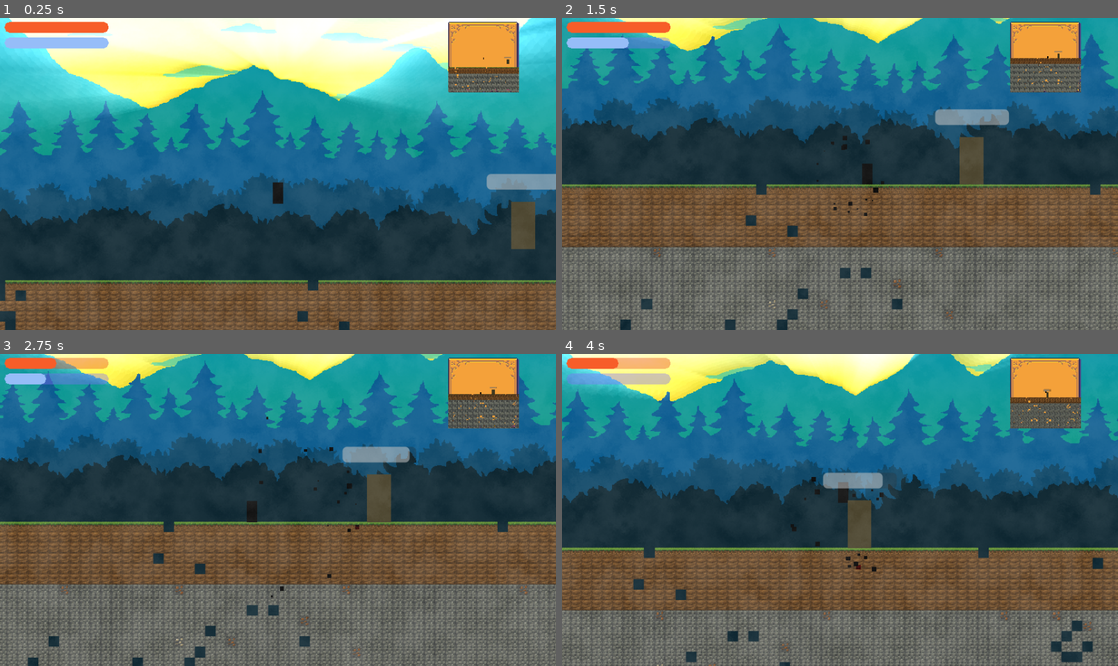
Above: before the commit, frames 1-4 (two rows, left to right).
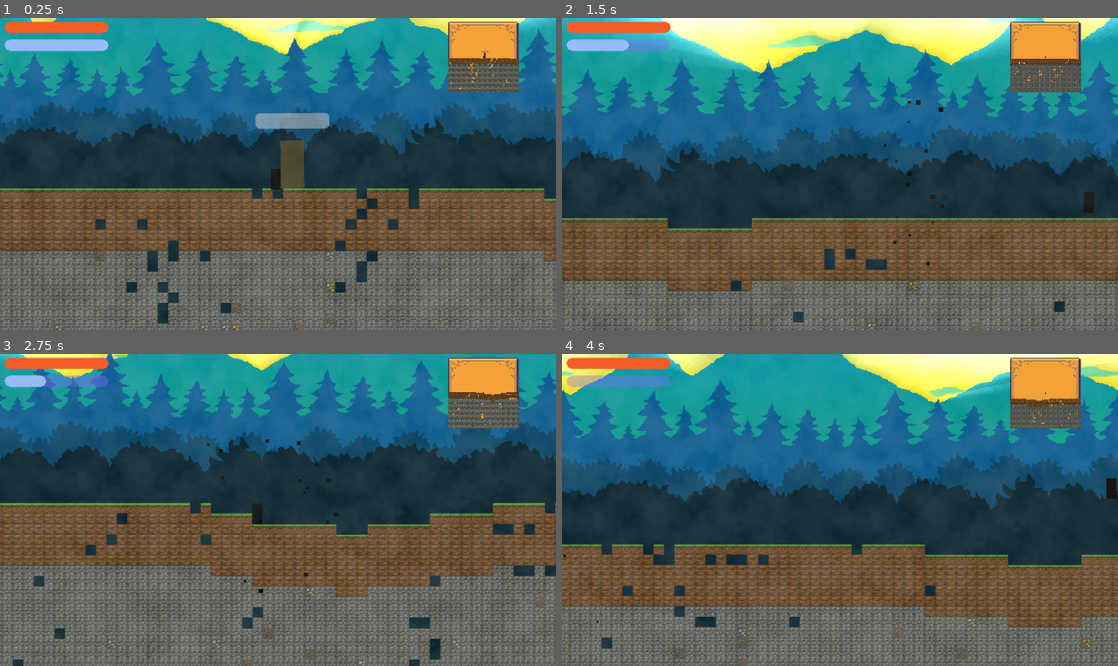
Above: after the commit, the same moments.

Repository: terriblepanic/first-game
Game: Godot game, scene res://scenes/Main.tscn
The game is run twice, just before and just after one commit, with the same random seed, the same clock (stepped at 60 frames per second) and the same inputs.
Inputs (mouse positions are in pixels of both pictures, inside the frame that each line leads up to):
- Up to frame 1 (0.25 s): no input
- Up to frame 2 (1.5 s): tap Enter at 0.5 s; move the mouse to (962, 158) at 0.52 s; hold D (move_right) from 0.53 s (still down); click (962, 158) at 0.6 s; tap Space (jump) at 0.77 s; move the mouse to (728, 189) at 1.27 s; click (728, 189) at 1.35 s
- Up to frame 3 (2.75 s): tap Space (jump) at 1.52 s; move the mouse to (333, 441) at 2.02 s; release D (move_right) at 2.03 s; hold A (move_left) from 2.03 s (still down); right-click (333, 441) at 2.1 s; click (333, 441) at 2.3 s
- Up to frame 4 (4 s): move the mouse to (812, 572) at 2.77 s; release A (move_left) at 2.78 s; hold D (move_right) from 2.78 s (still down); click (812, 572) at 2.85 s; tap Space (jump) at 3.02, 3.77 s; move the mouse to (1006, 556) at 3.52 s; click (1006, 556) at 3.6 s

The runs differ from the first frame. In frame 1, 95% of the frame differs, in the area x 0-100%, y 0-100%; in frame 2, 63%; in frame 3, 39%; in frame 4, 35%.

Commit message:
Debug hud, spawn in center

Diff:
--- a/project.godot
+++ b/project.godot
@@ -25,7 +25,7 @@
 
 [editor_plugins]
 
-enabled=PackedStringArray("res://addons/BurstParticles2D/plugin.cfg")
+enabled=PackedStringArray()
 
 [input]
 
--- a/scenes/Main.tscn
+++ b/scenes/Main.tscn
@@ -19,6 +19,7 @@
 [ext_resource type="Script" uid="uid://bqb1l0y2cyjop" path="res://scripts/mini_map_viewport.gd" id="17_ft6cd"]
 [ext_resource type="Texture2D" uid="uid://dn0qptp3d5uhe" path="res://assets/ui/minimap.png" id="18_bb450"]
 [ext_resource type="Script" uid="uid://cspwhrut3nv8d" path="res://scripts/inventory.gd" id="19_inv"]
+[ext_resource type="Script" uid="uid://b3h4lpeh81nkb" path="res://scripts/debug_hud.gd" id="20_1nqs0"]
 
 [sub_resource type="ShaderMaterial" id="ShaderMaterial_mwfav"]
 shader = ExtResource("13_qmy6f")
@@ -72,17 +73,29 @@
 ProgressBar/styles/background = SubResource("StyleBoxFlat_nfivy")
 ProgressBar/styles/fill = SubResource("StyleBoxFlat_1nqs0")
 
+[sub_resource type="StyleBoxFlat" id="StyleBoxFlat_1iba3"]
+bg_color = Color(0, 0, 0, 0.360784)
+
+[sub_resource type="Theme" id="Theme_yxlcp"]
+Label/font_sizes/font_size = 16
+Label/styles/normal = SubResource("StyleBoxFlat_1iba3")
+
 [node name="Main" type="Node"]
 script = ExtResource("1_3p2gp")
+surface_base = 10
 
 [node name="Player" parent="." instance=ExtResource("1")]
 position = Vector2(-1, -13)
-speed = 200.0
+speed = 2000.0
 metadata/_edit_group_ = true
 
 [node name="Camera2D" type="Camera2D" parent="Player"]
 limit_smoothed = true
 position_smoothing_enabled = true
+drag_left_margin = 0.0
+drag_top_margin = 0.0
+drag_right_margin = 0.0
+drag_bottom_margin = 0.0
 
 [node name="Enemy" parent="." instance=ExtResource("2")]
 position = Vector2(328, 42)
@@ -197,7 +210,6 @@
 grow_vertical = 2
 
 [node name="WorldMap" type="TileMapLayer" parent="."]
-position = Vector2(-2481, -416)
 tile_set = ExtResource("14_mwfav")
 
 [node name="HUDLayer" type="CanvasLayer" parent="."]
@@ -227,15 +239,10 @@
 
 [node name="ManaBar" type="ProgressBar" parent="HUDLayer/HUD"]
 layout_mode = 1
-anchors_preset = 15
-anchor_right = 1.0
-anchor_bottom = 1.0
 offset_left = 6.0
-offset_top = 26.0
-offset_right = -600.0
-offset_bottom = -378.0
-grow_horizontal = 2
-grow_vertical = 2
+offset_top = 29.0
+offset_right = 146.0
+offset_bottom = 44.0
 theme = SubResource("Theme_1iba3")
 max_value = 50.0
 step = 1.0
@@ -329,7 +336,6 @@
 [node name="MiniMapCamera" type="Camera2D" parent="HUDLayer/HUD/SubViewportContainer/MiniMapViewport"]
 zoom = Vector2(0.1, 0.1)
 limit_smoothed = true
-position_smoothing_enabled = true
 
 [node name="TextureRect" type="TextureRect" parent="HUDLayer/HUD/SubViewportContainer"]
 z_index = -1
@@ -338,6 +344,17 @@
 size_flags_stretch_ratio = 0.14
 texture = ExtResource("18_bb450")
 stretch_mode = 3
+
+[node name="DebugInfo" type="Label" parent="HUDLayer/HUD"]
+visible = false
+custom_minimum_size = Vector2(140, 140)
+layout_mode = 1
+offset_left = 6.0
+offset_top = 52.0
+offset_right = 146.0
+offset_bottom = 192.0
+theme = SubResource("Theme_yxlcp")
+script = ExtResource("20_1nqs0")
 
 [node name="DeathLabel" type="Label" parent="HUDLayer"]
 visible = false
--- /dev/null
+++ b/scripts/debug_hud.gd
@@ -0,0 +1,69 @@
+extends Label
+
+@onready var world_map := get_node("/root/Main")
+@onready var player := world_map.get_node("Player")
+@onready var enemy := world_map.get_node("Enemy")
+@onready var tilemap := world_map.get_node("WorldMap")
+
+var debug_visible: bool = false
+
+func _input(event):
+	if event is InputEventKey and event.pressed and event.keycode == KEY_F3:
+		debug_visible = !debug_visible
+		visible = debug_visible
+
+func _process(_delta):
+	if not debug_visible:
+		return
+
+	# размеры мира в тайлах
+	var W: int = world_map.world_width
+	var H: int = world_map.world_height
+
+	# углы карты в тайлах
+	var top_left: Vector2i = Vector2i(0, 0)
+	var top_right: Vector2i = Vector2i(W - 1, 0)
+	var bottom_left: Vector2i = Vector2i(0, H - 1)
+	var bottom_right: Vector2i = Vector2i(W - 1, H - 1)
+
+	# позиции игрока и врага в тайлах
+	var player_tile: Vector2i = world_map.position_to_cell(player.global_position)
+	var enemy_tile: Vector2i = world_map.position_to_cell(enemy.global_position)
+
+	# камера и размеры тайлов
+	var camera := get_viewport().get_camera_2d()
+	var visible_tiles_x := 0
+	if camera:
+		var screen_size_world: Vector2 = get_viewport_rect().size * camera.zoom
+		var top_left_tile: Vector2i = world_map.position_to_cell(camera.get_screen_center_position() - screen_size_world / 2)
+		var bottom_right_tile: Vector2i = world_map.position_to_cell(camera.get_screen_center_position() + screen_size_world / 2)
+
+		var terrain_map: Dictionary = world_map.SOURCE_ID
+		var air_id: int = int(terrain_map[world_map.TerrainID.AIR])
+
+		for x in range(top_left_tile.x, bottom_right_tile.x):
+			for y in range(top_left_tile.y, bottom_right_tile.y):
+				var tile: int = tilemap.get_cell_source_id(Vector2i(x, y))
+				if tile != air_id and tile != -1:
+					visible_tiles_x += 1
+
+	# FPS
+	var fps: int = round(Engine.get_frames_per_second())
+
+	# курсор
+	var world_mouse: Vector2 = tilemap.get_global_mouse_position()
+	var cursor_tile: Vector2i = world_map.position_to_cell(world_mouse)
+
+	# формируем текст
+	text = ""
+	text += "🌍 Мир (тайлов): %d × %d\n" % [W, H]
+	text += "🔼 Верх левый тайл:      %s\n" % str(top_left)
+	text += "🔼 Верх правый тайл:     %s\n" % str(top_right)
+	text += "🔽 Низ левый тайл:       %s\n" % str(bottom_left)
+	text += "🔽 Низ правый тайл:      %s\n" % str(bottom_right)
+	text += "👤 Игрок (тайл):         %s\n" % str(player_tile)
+	text += "👾 Враг (тайл):          %s\n" % str(enemy_tile)
+	text += "📦 Загружено чанков:      %d\n" % world_map._loaded_chunks.size()
+	text += "🧱 Видимые тайлы: %d\n" % visible_tiles_x
+	text += "🚀 FPS:                   %d\n" % fps
+	text += "🖱 Курсор (тайл):         %s" % str(cursor_tile)
--- a/scripts/enemy.gd
+++ b/scripts/enemy.gd
@@ -7,9 +7,8 @@
 @onready var health_bar        = $HPBar/ProgressBar
 @onready var health_bar_timer  = $HealthBarTimer
 @onready var death_animation   : GPUParticles2D = $DeathAnimation
-
 @onready var attack_timer      = $AttackTimer
-@onready var attack_area       : Area2D       = $AttackArea
+@onready var attack_area       : Area2D = $AttackArea
 @onready var attack_animation  : GPUParticles2D = $AttackAnimation
 
 var health := max_health
@@ -19,6 +18,9 @@
 	attack_area.body_entered.connect(_on_attack_area_body_entered)
 	attack_timer.wait_time = attack_cooldown
 	attack_timer.start()
+
+func set_spawn_position(pos: Vector2) -> void:
+	global_position = pos
 
 func take_damage(amount: int) -> void:
 	$HPBar.visible = true
--- a/scripts/player.gd
+++ b/scripts/player.gd
@@ -1,46 +1,52 @@
-# player.gd
 extends CharacterBody2D
 
 @export var speed: float = 300.0
 @export var jump_velocity: float = -400.0
 @export var gravity: float = 1200.0
 @export var attack_cooldown: float = 0.2
-@export var max_health: int = 100
+@export var max_health: float = 100
+@export var health_regen_rate: float = 1.0
 @export var max_mana: float = 50
 @export var mana_regen_rate: float = 5.0
+@export var mana_cost_attack: int = 10
 
 signal health_changed(value: int, max_value: int)
 signal mana_changed(value: int, max_value: int)
 signal player_died
 
+# Ссылка на камеру, чтобы сбрасывать сглаживание
+@onready var camera: Camera2D = $Camera2D
+
 @onready var attack_area: Area2D = $AttackArea
 @onready var attack_animation: GPUParticles2D = $AttackAnimation
 @onready var attack_animation_2: GPUParticles2D = $AttackAnimation2
 @onready var take_damage_animation: GPUParticles2D = $TakeDamageAnimation
-@onready var world_map := get_parent()  # узел мира
-@onready var inventory: Inventory = $"../HUDLayer/Inventory" # или путь к вашему Inventory
+@onready var world_map := get_parent()               # узел world_map.gd
+@onready var inventory: Inventory = $"../HUDLayer/Inventory"
 @onready var death_label: Label = $"../HUDLayer/DeathLabel"
-
 
 var _attack_timer: float = 0.0
 var _is_attacking: bool = false
-var health: int = max_health
+var health: float = max_health
 var mana: float = max_mana
-var mana_regen_delay := 2.0
-var mana_regen_timer := 0.0
-
-# индекс текущего quick-слота
+var mana_regen_delay: float = 2.0
+var mana_regen_timer: float = 0.0
 var selected_slot: int = 0
 
 func _ready() -> void:
 	attack_area.monitoring = false
 	attack_area.body_entered.connect(_on_attack_area_body_entered)
-	emit_signal("health_changed", health, max_health)
+	emit_signal("health_changed", int(health), max_health)
 	emit_signal("mana_changed", int(mana), max_mana)
 
+# Вызывается извне для спавна
+func set_spawn_position(pos: Vector2) -> void:
+	global_position = pos
+	if camera:
+		camera.reset_smoothing()
+
 func _physics_process(delta: float) -> void:
-	# движение и гравитация
-	var direction := Input.get_axis("move_left", "move_right")
+	var direction: float = Input.get_axis("move_left", "move_right")
 	velocity.x = direction * speed
 
 	if not is_on_floor():
@@ -48,14 +54,12 @@
 	elif Input.is_action_just_pressed("jump"):
 		velocity.y = jump_velocity
 
-	# откат атаки
 	if _attack_timer > 0.0:
 		_attack_timer -= delta
 		if _attack_timer <= 0.0:
 			attack_area.monitoring = false
 			_is_attacking = false
 
-	# действия по вводу
 	if Input.is_action_just_pressed("attack") and not _is_attacking:
 		_use_selected_item()
 
@@ -63,6 +67,7 @@
 		_place_selected_block()
 
 	mana_regen(delta)
+	health_regen(delta)
 	move_and_slide()
 
 func perform_attack() -> void:
@@ -81,37 +86,37 @@
 func take_damage(amount: int) -> void:
 	health = clamp(health - amount, 0, max_health)
 	take_damage_animation.restart()
-	emit_signal("health_changed", health, max_health)
-
+	emit_signal("health_changed", int(health), max_health)
 	if health == 0:
+		emit_signal("player_died")
 		_die()
-
 
 func _die() -> void:
 	set_process(false)
 	hide()
-
 	if is_instance_valid(death_label):
 		death_label.text = "Вы умерли!"
 		death_label.visible = true
-
 	await get_tree().create_timer(2).timeout
-
 	if is_instance_valid(death_label):
 		death_label.visible = false
-
 	respawn()
 
-
 func respawn() -> void:
-	# Задай координаты спавна вручную, или сделай export var spawn_position
-	global_position = Vector2(100, 100)  # ← укажи нужную точку
 	health = max_health
 	mana = max_mana
-	emit_signal("health_changed", health, max_health)
+	emit_signal("health_changed", int(health), max_health)
 	emit_signal("mana_changed", int(mana), max_mana)
 	show()
-	set_process(true)    # удаляем после задержки
+	set_process(true)
+
+func health_regen(delta: float) -> void:
+	if health >= max_health:
+		return
+	var prev: int = int(health)
+	health = clamp(health + health_regen_rate * delta, 0, max_health)
+	if int(health) != prev:
+		emit_signal("health_changed", int(health), max_health)
 
 func use_mana(amount: int) -> void:
 	mana = clamp(mana - amount, 0, max_mana)
@@ -121,15 +126,13 @@
 func mana_regen(delta: float) -> void:
 	if mana >= max_mana:
 		return
-
 	if mana_regen_timer > 0.0:
 		mana_regen_timer -= delta
 	else:
-		var previous_mana := int(mana)
+		var prev: int = int(mana)
 		mana = clamp(mana + mana_regen_rate * delta, 0, max_mana)
-		if int(mana) != previous_mana:
+		if int(mana) != prev:
 			emit_signal("mana_changed", int(mana), max_mana)
-
 
 func _get_selected_item() -> Item:
 	if inventory and selected_slot >= 0 and selected_slot < inventory.items.size():
@@ -140,16 +143,14 @@
 	var item := _get_selected_item()
 	if item is Pickaxe:
 		var cell: Vector2i = world_map.position_to_cell(get_global_mouse_position())
-		var terrain_id: int = world_map.remove_block(cell)
-		if terrain_id != -1:
+		var tid: int = world_map.remove_block(cell)
+		if tid != -1:
 			var block_item := BlockItem.new()
-			block_item.terrain_id = terrain_id
+			block_item.terrain_id = tid
 			inventory.add_item(block_item)
-	elif mana >= 10:
-		use_mana(10)
+	elif mana >= mana_cost_attack:
+		use_mana(mana_cost_attack)
 		perform_attack()
-	else:
-		pass
 
 func _place_selected_block() -> void:
 	var item := _get_selected_item()
--- a/scripts/world_map.gd
+++ b/scripts/world_map.gd
@@ -13,13 +13,13 @@
 }
 
 # — Параметры мира —
-@export var world_width: int    = 2000
-@export var world_height: int   = 100
-@export var surface_base: int   = 40
-@export var surface_amp: int    = 8
-@export var dirt_depth: int     = 5
-@export var sea_level: int      = 20
-@export var beach_width: int    = 3
+@export var world_width: int = 2000
+@export var world_height: int = 100
+@export var surface_base: int = 0
+@export var surface_amp: int = 8
+@export var dirt_depth: int = 5
+@export var sea_level: int = 20
+@export var beach_width: int = 3
 
 # Порог для шума пещер
 @export var cave_threshold: float = 0.6
@@ -61,11 +61,34 @@
 	_init_noises()
 	if world_tiles:
 		tilemap.tile_set = world_tiles
+
+	# 1) Рассчитываем тайловую точку спавна и конвертируем в пиксели
+	var spawn_tile: Vector2i = get_safe_spawn_tile(2)
+	var ts: Vector2 = tilemap.tile_set.tile_size
+	var spawn_pos: Vector2 = Vector2(spawn_tile.x * ts.x, spawn_tile.y * ts.y)
+
+	# 2) Спавним игрока и сбрасываем сглаживание камеры
+	if player.has_method("set_spawn_position"):
+		player.set_spawn_position(spawn_pos)
+
+	# 3) Спавним врага на 1 тайл правее
+	if has_node("Enemy") and $Enemy.has_method("set_spawn_position"):
+		var enemy_spawn: Vector2i = spawn_tile + Vector2i(1, 0)
+		var enemy_pos: Vector2 = Vector2(enemy_spawn.x * ts.x, enemy_spawn.y * ts.y)
+		$Enemy.set_spawn_position(enemy_pos)
+
+	# 4) Загружаем чанки вокруг игрока
 	_process(0.0)
-	player.player_died.connect(_on_player_died)
+
+	# 5) Подписываемся на сигнал смерти
+	$Player.player_died.connect(_on_player_died)
+
+func _on_player_died() -> void:
+	await get_tree().create_timer(2).timeout
+	get_tree().reload_current_scene()
 
 func _init_noises() -> void:
-	var noise_seed: int = randi()  # переименовали, чтобы не тенью встроенную seed()
+	var noise_seed: int = randi()
 	noise_surface.seed            = noise_seed
 	noise_surface.noise_type      = FastNoiseLite.TYPE_PERLIN
 	noise_surface.frequency       = 0.015
@@ -97,14 +120,15 @@
 
 			var terrain: int
 			if y == h:
-				terrain = TerrainID.SAND if (h >= sea_level and h <= sea_level + beach_width) else TerrainID.GRASS
+				terrain = (TerrainID.SAND if h >= sea_level and h <= sea_level + beach_width
+						   else TerrainID.GRASS)
 			elif y <= h + dirt_depth:
 				terrain = TerrainID.DIRT
 			elif y > ore_min_depth:
-				var r: float   = randf()
-				var p_gold: float   = ore_chances["gold"]
-				var p_iron: float   = p_gold + ore_chances["iron"]
-				var p_copper: float = p_iron + ore_chances["copper"]
+				var r: float = randf()
+				var p_gold: float   = float(ore_chances["gold"])
+				var p_iron: float   = p_gold + float(ore_chances["iron"])
+				var p_copper: float = p_iron + float(ore_chances["copper"])
 
 				if r < p_gold:
 					terrain = TerrainID.ORE_GOLD
@@ -122,21 +146,13 @@
 	return pattern
 
 func _process(_delta: float) -> void:
-	var tile_size: float = tilemap.tile_set.tile_size.x
-
-	if !is_instance_valid(player):
-		return
-
-	var player_cell: int = int(player.position.x / tile_size)
-
-	@warning_ignore("integer_division")
-	var current_ci: int  = int(player_cell / chunk_width)   # целочисленное деление без предупреждений
+	var ts: Vector2 = tilemap.tile_set.tile_size
+	var player_cell: int = int(player.global_position.x / ts.x)
+	var current_ci: int = (player_cell / chunk_width)
 
 	var min_ci: int = max(current_ci - 1, 0)
-	@warning_ignore("integer_division")
 	var max_ci: int = min(current_ci + 2, int((world_width - 1) / chunk_width))
 
-	# загрузка новых чанков
 	for ci in range(min_ci, max_ci + 1):
 		if not _loaded_chunks.has(ci):
 			var xs: int = ci * chunk_width
@@ -145,8 +161,8 @@
 			tilemap.set_pattern(Vector2i(xs, 0), patt)
 			_loaded_chunks[ci] = true
 
-	# выгрузка устаревших чанков
-	var to_remove: Array = []
+	# удаляем устаревшие чанки
+	var to_remove := []
 	for ci in _loaded_chunks.keys():
 		if ci < min_ci or ci > max_ci:
 			tilemap.set_pattern(Vector2i(ci * chunk_width, 0), TileMapPattern.new())
@@ -155,13 +171,13 @@
 		_loaded_chunks.erase(ci)
 
 func remove_block(cell: Vector2i) -> int:
-	var source_id: int = tilemap.get_cell_source_id(cell)
-	if source_id == -1:
+	var sid: int = tilemap.get_cell_source_id(cell)
+	if sid == -1:
 		return -1
 	tilemap.erase_cell(cell)
-	for terrain_key in SOURCE_ID.keys():
-		if SOURCE_ID[terrain_key] == source_id:
-			return terrain_key
+	for t in SOURCE_ID.keys():
+		if SOURCE_ID[t] == sid:
+			return t
 	return -1
 
 func place_block(cell: Vector2i, terrain_id: int) -> void:
@@ -171,8 +187,18 @@
 
 func position_to_cell(global_pos: Vector2) -> Vector2i:
 	var local: Vector2 = tilemap.to_local(global_pos)
-	var ts: Vector2    = tilemap.tile_set.tile_size
+	var ts: Vector2  = tilemap.tile_set.tile_size
 	return Vector2i(floor(local.x / ts.x), floor(local.y / ts.y))
 
-func _on_player_died():
-	player = null
+# возвращает тайловые координаты спавна
+func get_safe_spawn_tile(offset_blocks: int = 2) -> Vector2i:
+	var center_x: int = world_width / 2
+	# базовая поверхность
+	var base_h: int = surface_base + int(noise_surface.get_noise_2d(center_x, 0) * surface_amp)
+	var spawn_y: int = base_h - offset_blocks
+	# если попадает в пещеру, поднимаем вверх
+	while spawn_y >= 0:
+		if noise_cave.get_noise_2d(center_x, spawn_y) <= cave_threshold:
+			return Vector2i(center_x, spawn_y)
+		spawn_y -= 1
+	return Vector2i(center_x, base_h - offset_blocks)
Not shown: 1 places in scenes/Main.tscn that only renumber resources
Not shown, added: scripts/debug_hud.gd.uid
